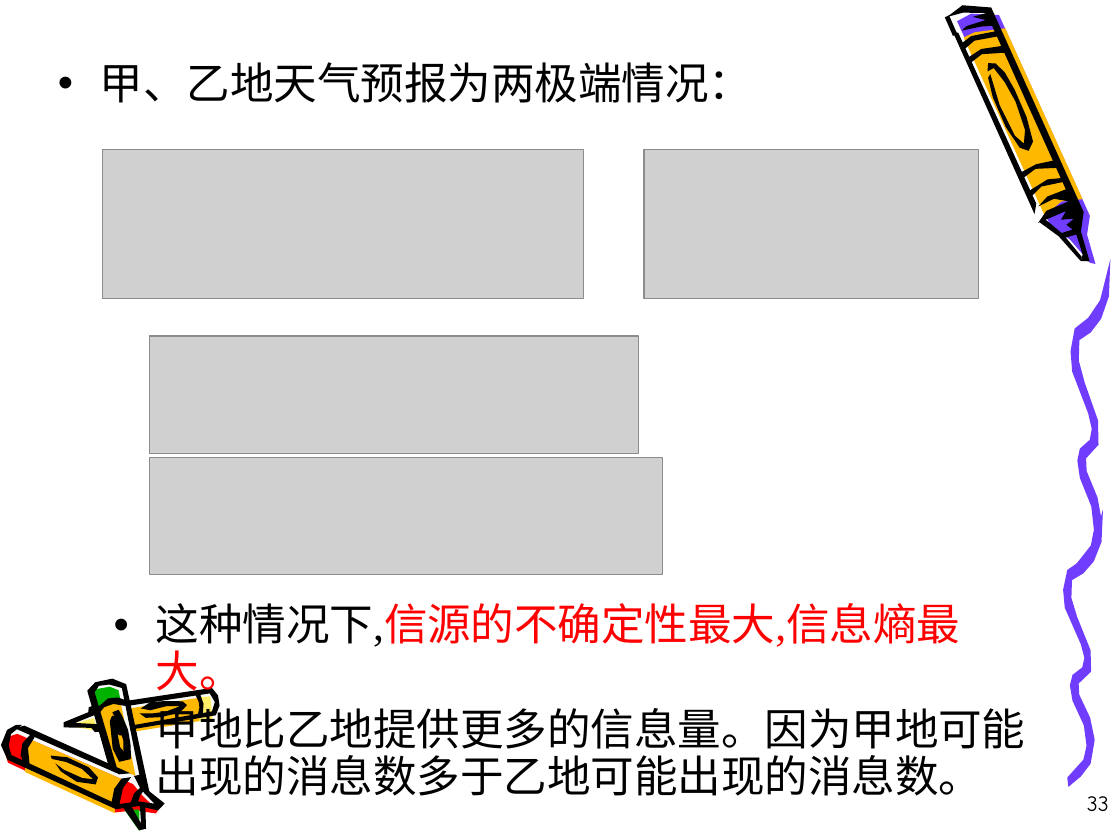
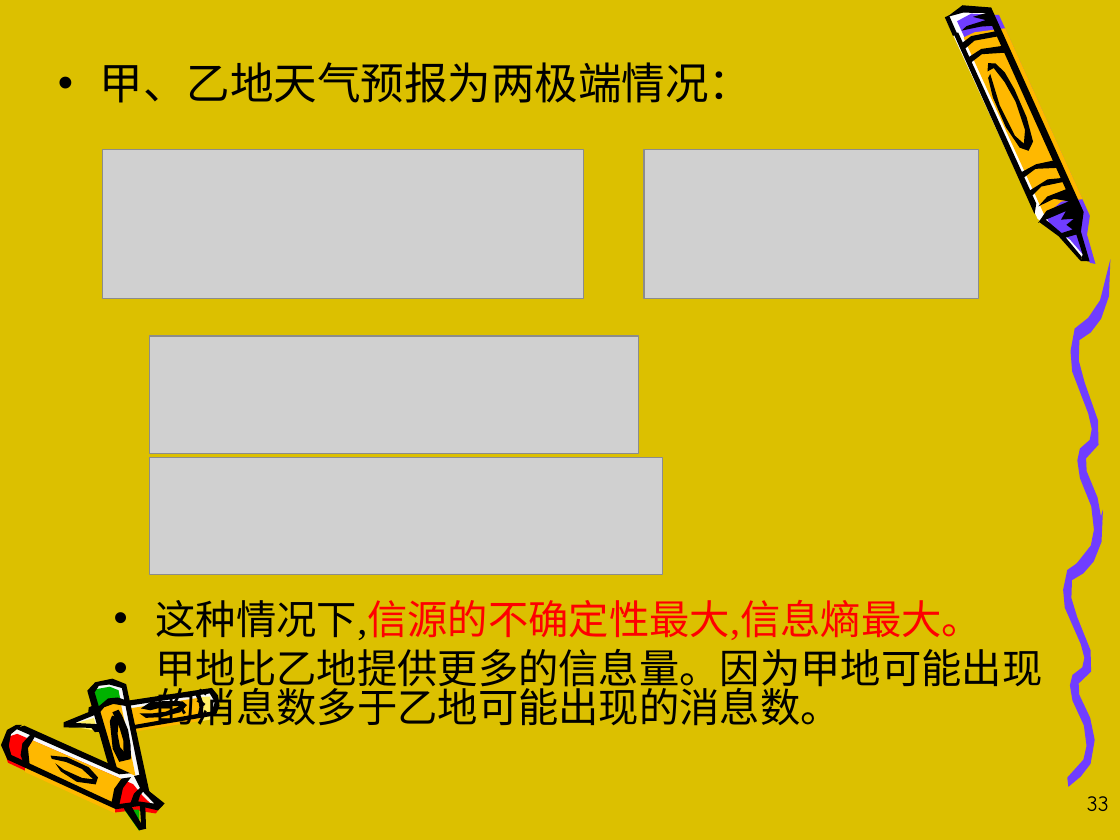
Before and after one commit to 2bWant2b/LearningMaterials, a slide deck: slide 33 of 信息论与编码/ch2-2.ppt. Drawn at 1120x840 pixels with LibreOffice and Linux fonts; fonts in the diff are those of the drawing; grey boxes stand for pictures. Boxes give left, top, right and bottom in pixels: in the first picture for what was removed or moved away, otherwise in the second. Text is boxed around its words. In the diff, an @@ line names an element or a change of style, - is before the commit and + after.

```diff
--- a/信息论与编码/ch2-2.ppt
+++ b/信息论与编码/ch2-2.ppt
@@ background #FFFFFF to #DCC000 @@
@@ freeform shape added at [880, 0, 1120, 259], fill #FFFFFF @@
@@ text "这种情况下,信源的不确定性最大,信息熵最大。" at [156, 600, 1043, 726]: size 28 to 25.9 pt; line spacing 0.9 to 0.8 @@
```
Also in this commit, not shown: 22 other slides changed, 8 other files.
